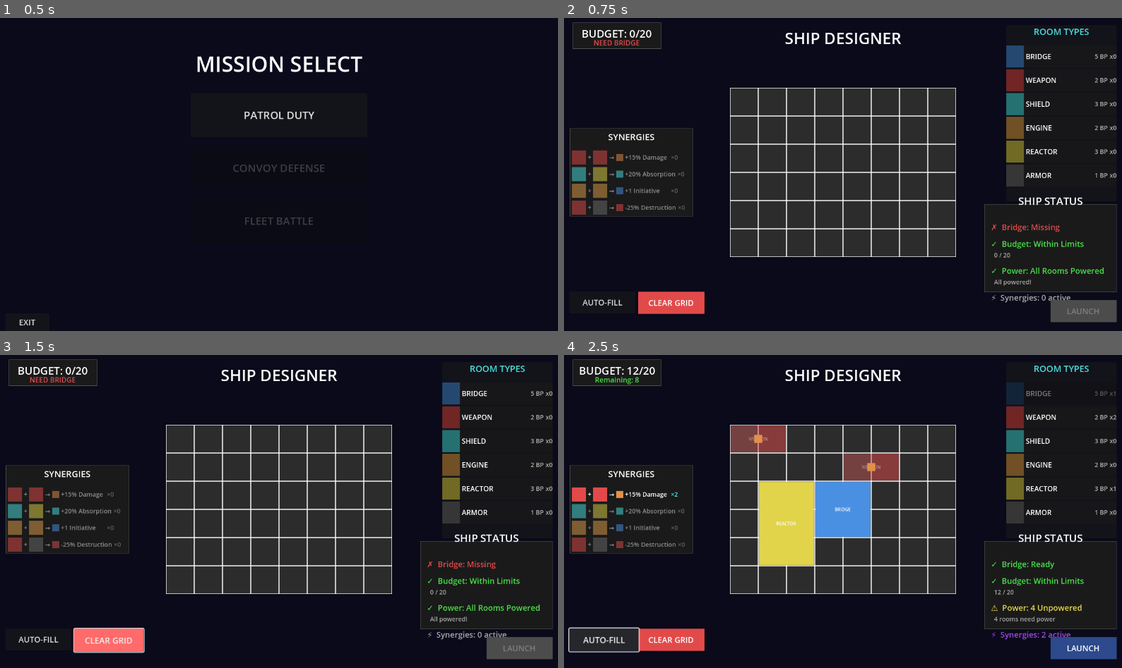
Above: before the commit, frames 1-4 (two rows, left to right).
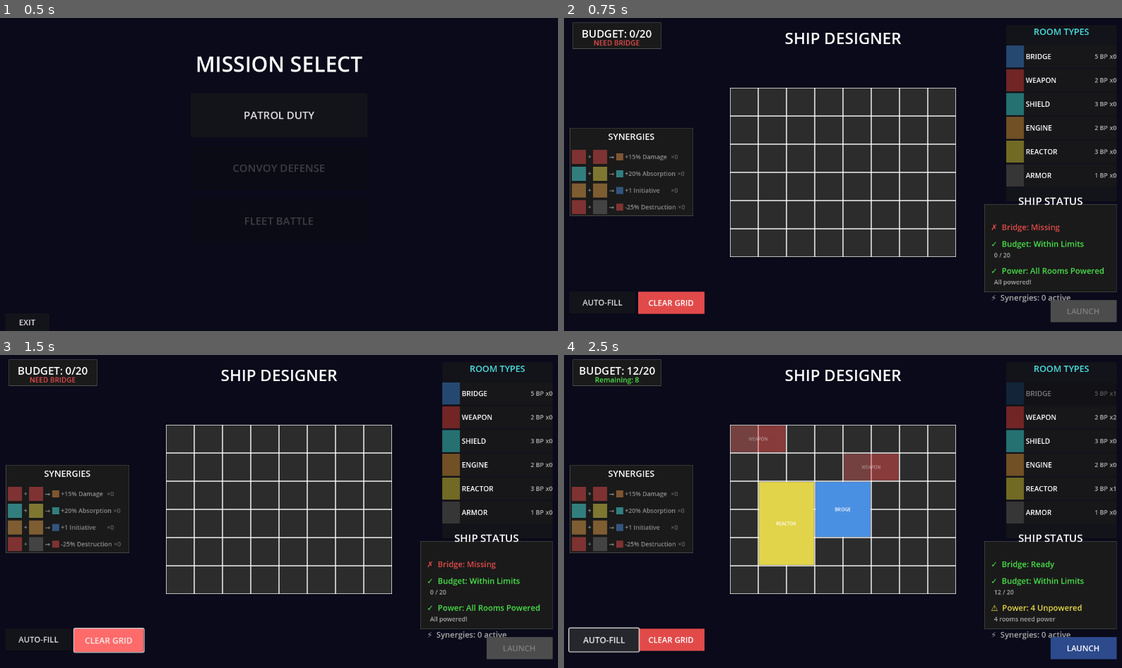
Above: after the commit, the same moments.

Repository: cautiouskurns/Startship-Designer
Game: Godot game, scene res://scenes/mission/MissionSelect.tscn
Same seed, same stepped clock (60 frames per second), same inputs: the game is played once before the commit and once after it.
Inputs:
- Up to frame 1 (0.5 s): no input
- Up to frame 2 (0.75 s): click "PATROL DUTY" at 0.5 s
- Up to frame 3 (1.5 s): click "CLEAR GRID" at 1.25 s
- Up to frame 4 (2.5 s): click "AUTO-FILL" at 2 s

Frame 1 is identical in both runs. In frame 2, 0.5% of the frame differs, in the area x 1-24%, y 35-64%; in frame 3, 0.5%; in frame 4, 1.0%, in the area x 1-91%, y 25-91%.

Commit message:
Implement synergy skipping for multi-tile rooms in Ship Designer

Diff:
--- a/scenes/designer/ShipDesigner.tscn
+++ b/scenes/designer/ShipDesigner.tscn
@@ -127,9 +127,9 @@
 anchor_top = 1.0
 anchor_bottom = 1.0
 offset_left = 21.0
-offset_top = -460.0
+offset_top = -461.0
 offset_right = 301.0
-offset_bottom = -260.0
+offset_bottom = -261.0
 grow_vertical = 0
 
 [node name="ClearGridButton" type="Button" parent="."]
--- a/scripts/data/ShipData.gd
+++ b/scripts/data/ShipData.gd
@@ -481,6 +481,17 @@
 				if adj_room_type == RoomData.RoomType.EMPTY:
 					continue
 
+				# Phase 7.1: Skip if both tiles belong to the same room instance
+				# Check room_id_grid to see if they're the same multi-tile room
+				if not room_id_grid.is_empty():
+					if y < room_id_grid.size() and x < room_id_grid[y].size():
+						if adj_pos.y < room_id_grid.size() and adj_pos.x < room_id_grid[adj_pos.y].size():
+							var room_id_a = room_id_grid[y][x]
+							var room_id_b = room_id_grid[adj_pos.y][adj_pos.x]
+							# If both have valid room IDs and they're the same, skip
+							if room_id_a != -1 and room_id_b != -1 and room_id_a == room_id_b:
+								continue  # Same room instance, skip synergy
+
 				var synergy_type = RoomData.get_synergy_type(room_type, adj_room_type)
 				if synergy_type == RoomData.SynergyType.NONE:
 					continue
--- a/scripts/designer/ShipDesigner.gd
+++ b/scripts/designer/ShipDesigner.gd
@@ -476,6 +476,12 @@
 				var adj_room_type = adj_tile.get_room_type()
 				if adj_room_type == RoomData.RoomType.EMPTY:
 					continue
+
+				# Phase 7.1: Skip if both tiles belong to the same room instance
+				# (prevents synergies between tiles of multi-tile rooms like 2×2 Bridge)
+				if tile.occupying_room and adj_tile.occupying_room:
+					if tile.occupying_room == adj_tile.occupying_room:
+						continue  # Same room instance, skip synergy
 
 				# Check if these two room types create a synergy
 				var synergy_type = RoomData.get_synergy_type(room_type, adj_room_type)
